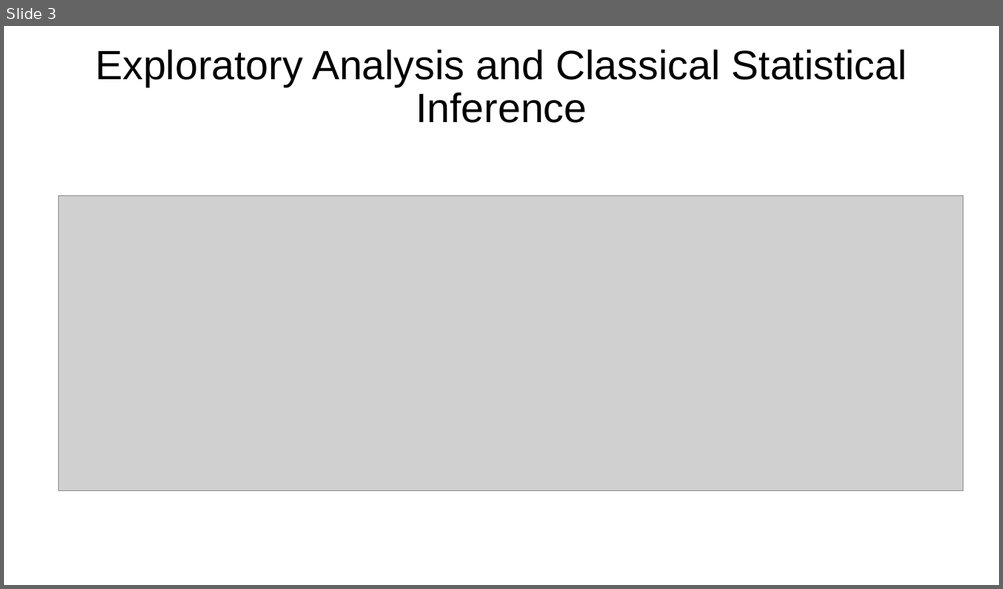
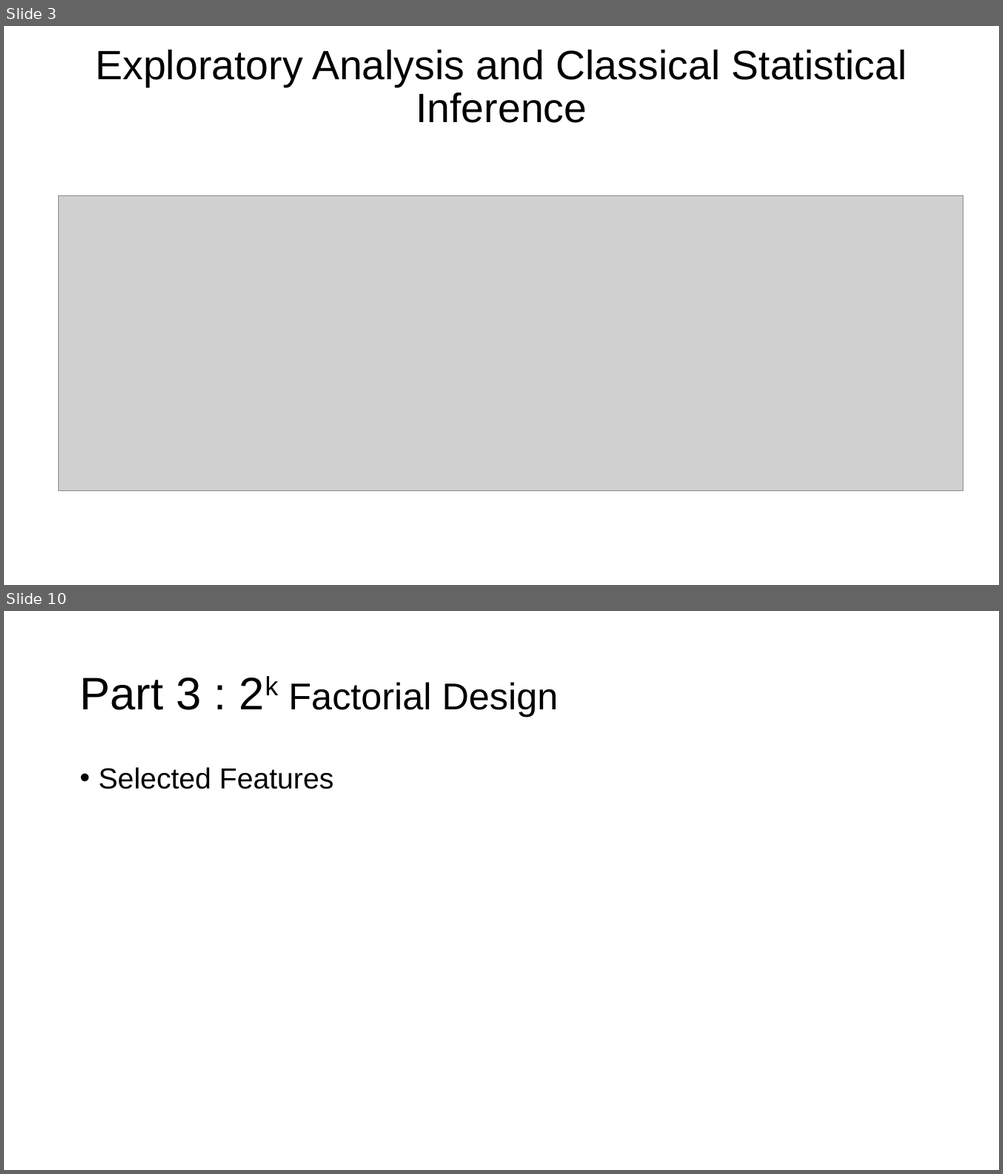
Before and after one commit to Kirill-101/CStat2026_project, a slide deck: CP_project_midterm_presentation.pptx. Shown one above the other, each under a label of ours: slide 3 before the commit, slides 3 and 10 after it; the slides between them are not shown. The pictures are 1003x589 and 1003x1174 pixels, drawn with LibreOffice and Linux fonts; fonts in the diff are those of the drawing; grey boxes stand for pictures. Boxes give left, top, right and bottom in pixels: in the first picture for what was removed or moved away, otherwise in the second. Text is boxed around its words. In the diff, an @@ line names an element or a change of style, - is before the commit and + after.

```diff
--- a/CP_project_midterm_presentation.pptx
+++ b/CP_project_midterm_presentation.pptx
@@ slide 10 added at bbox=[4, 611, 999, 1170], background #FFFFFF @@
@@ title added at bbox=[79, 678, 558, 717], 36 pt, text #000000 @@
+Part 3 : 2k Factorial Design
@@ text added at bbox=[99, 767, 334, 789], 28 pt, text #000000 @@
+• Selected Features
```
Also in this commit, not shown: 1 slide changed, 6 other slides added, 1 slide removed, 6 other files.
